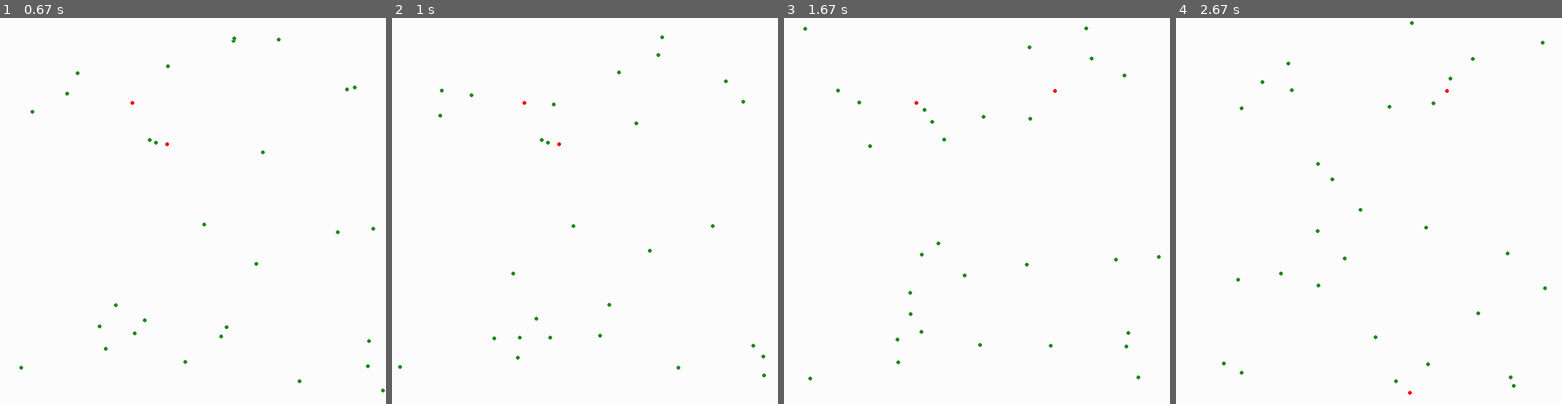
Above: before the commit, frames 1-4 (left to right).
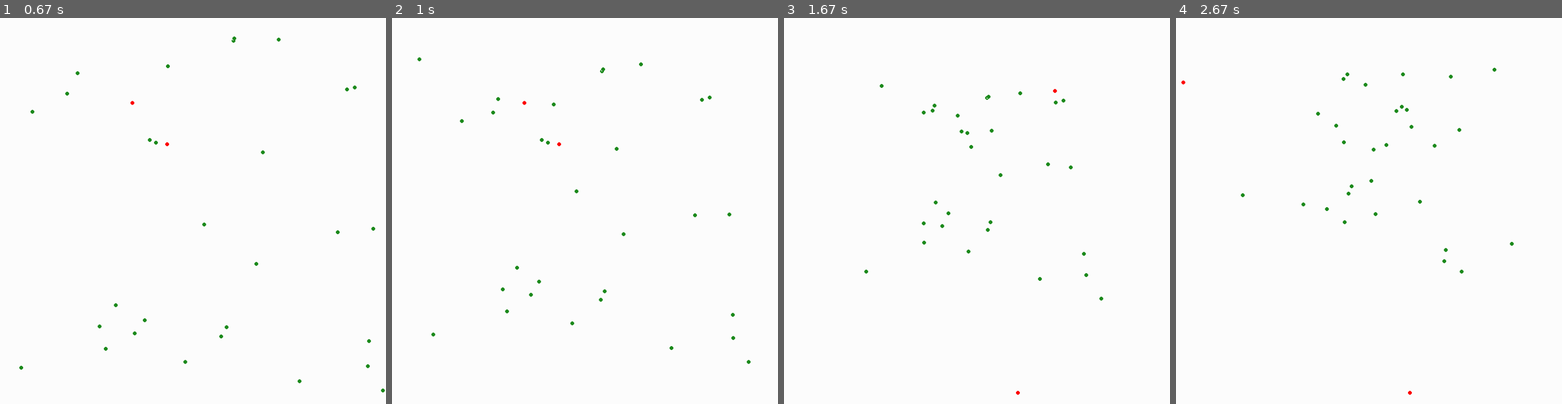
Above: after the commit, the same moments.

Repository: gregwinther/mas
Game: pygame game, started from task_search/pygame_task_search.py
Same seed, same stepped clock (60 frames per second), same inputs: the game is played once before the commit and once after it.
Inputs:
- Up to frame 1 (0.67 s): no input
- Up to frame 2 (1 s): no input
- Up to frame 3 (1.67 s): no input
- Up to frame 4 (2.67 s): no input

Frame 1 is identical in both runs. In frame 2, 0.5% of the frame differs, in the area x 1-97%, y 4-94%; in frame 3, 0.6%, in the area x 5-98%, y 2-98%; in frame 4, 0.6%.

Commit message:
Run sims.

Diff:
--- a/task_search/pygame_task_search.py
+++ b/task_search/pygame_task_search.py
@@ -282,8 +282,8 @@
 
 if __name__ == "__main__":
 
-    # simulation = Simulation(1000)
-    simulation = AuctionSimulation()
+    simulation = Simulation(1000)
+    # simulation = AuctionSimulation()
     simulation.cycles = 1000
     simulation.communicate = True
     simulation.Rd = 1400
